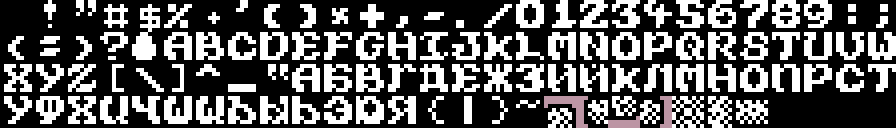
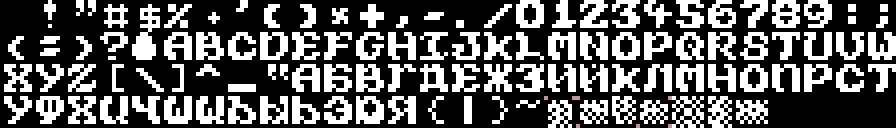
Layer changes from the first 896x128 image to the second:
painted on "font.bmp" over (544, 96, 672, 128)
